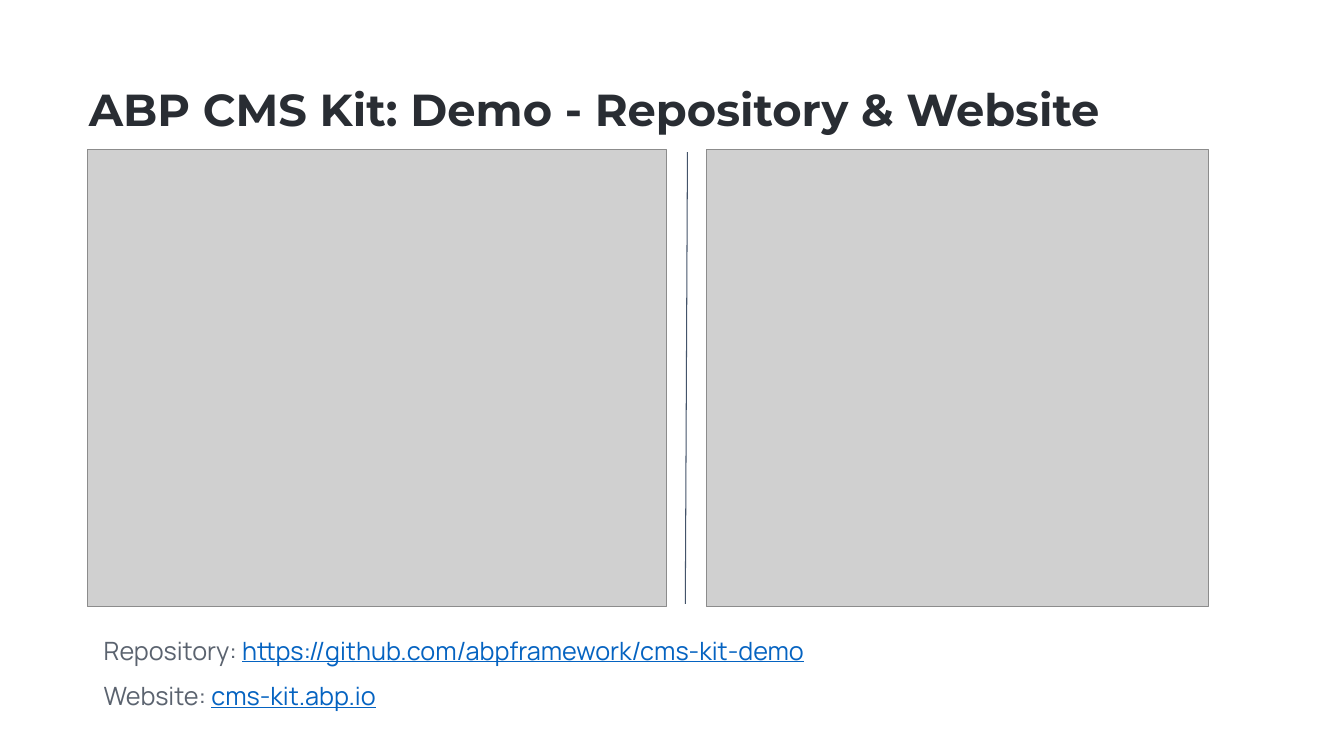
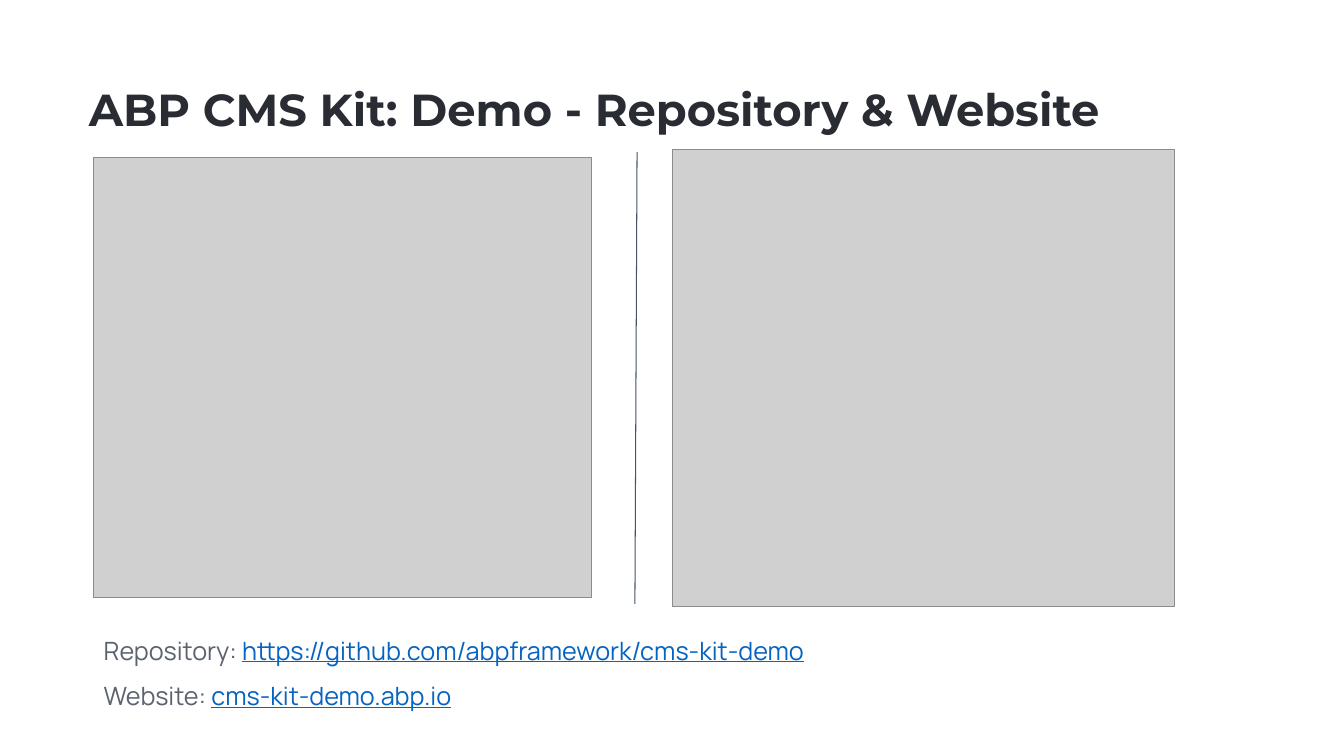
Before and after one commit to EngincanV/presentations, a slide deck: slide 2 of ABP/Community-Talks-2023.7/Community-Talks-2023.7.pptx. Drawn at 1344x756 pixels with LibreOffice and Linux fonts; fonts in the diff are those of the drawing; grey boxes stand for pictures; background and template pictures are left out. Boxes give left, top, right and bottom in pixels: in the first picture for what was removed or moved away, otherwise in the second. Text is boxed around its words. In the diff, an @@ line names an element or a change of style, - is before the commit and + after.

Commit message:
Update Community-Talks-2023.7 slides

```diff
--- a/ABP/Community-Talks-2023.7/Community-Talks-2023.7.pptx
+++ b/ABP/Community-Talks-2023.7/Community-Talks-2023.7.pptx
@@ picture: place and size @@
-picture at (707,149,1209,607)
+picture at (673,149,1175,607)
@@ picture: place and size @@
-picture at (88,149,667,607)
+picture at (94,158,592,599)
@@ line moved from (688, 152) - (686, 604) to (637, 152) - (635, 604) @@
@@ text at (104,686,451,711): text changed @@
-Website: cms-kit.abp.io
+Website: cms-kit-demo.abp.io
```
Also in this commit, not shown: 1 other file.
